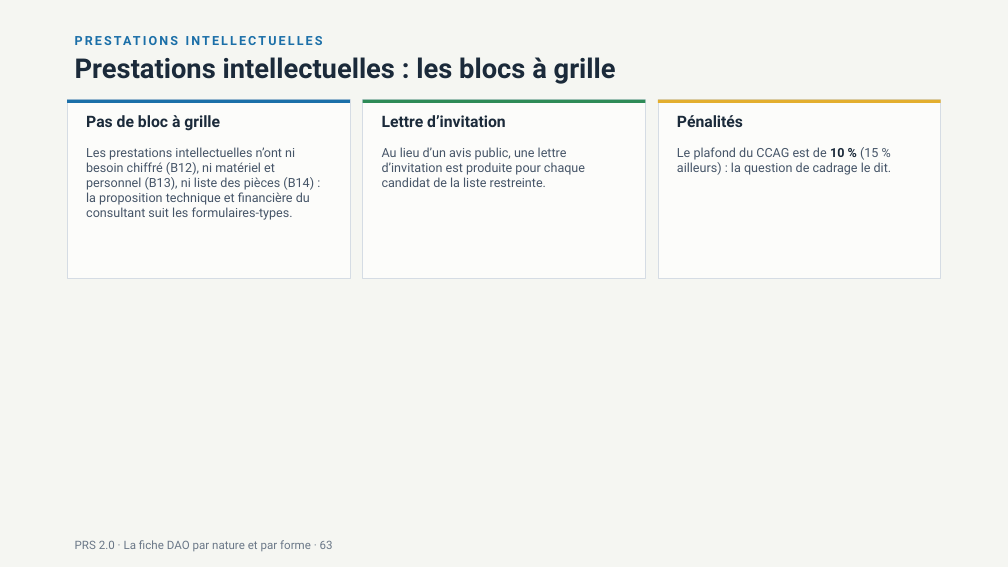
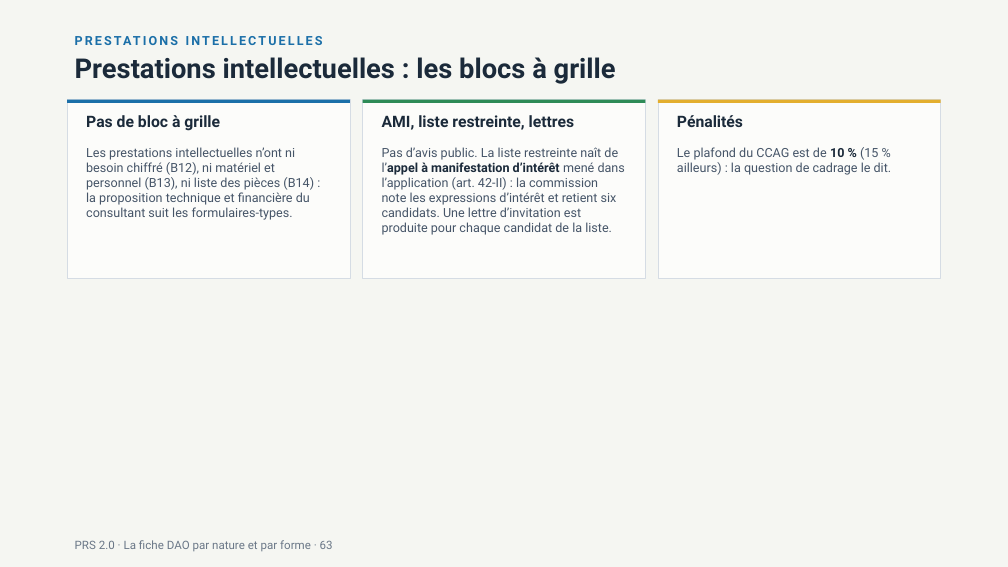
Before and after one commit to lralaitsilanihasy-create/PRS2.0-frontend, a slide deck: slide 63 of docs/documentation/PRS2-fiche-dao-nature-forme-2026-10-07.pptx. Drawn at 1008x567 pixels with LibreOffice and Linux fonts; fonts in the diff are those of the drawing. Boxes give left, top, right and bottom in pixels: in the first picture for what was removed or moved away, otherwise in the second. Text is boxed around its words. In the diff, an @@ line names an element or a change of style, - is before the commit and + after.

```diff
--- a/docs/documentation/PRS2-fiche-dao-nature-forme-2026-10-07.pptx
+++ b/docs/documentation/PRS2-fiche-dao-nature-forme-2026-10-07.pptx
@@ text at [382, 115, 574, 130]: text changed @@
-Lettre d’invitation
+AMI, liste restreinte, lettres
@@ text at [382, 147, 625, 235]: text changed @@
-Au lieu d’un avis public, une lettre d’invitation est produite pour chaque candidat de la liste restreinte.
+Pas d’avis public. La liste restreinte naît de l’appel à manifestation d’intérêt mené dans l’application (art. 42-II) : la commission note les expressions d’intérêt et retient six candidats. Une lettre d’invitation est produite pour chaque candidat de la liste.
```
Also in this commit, not shown: 2 other slides changed, 10 slides added.
